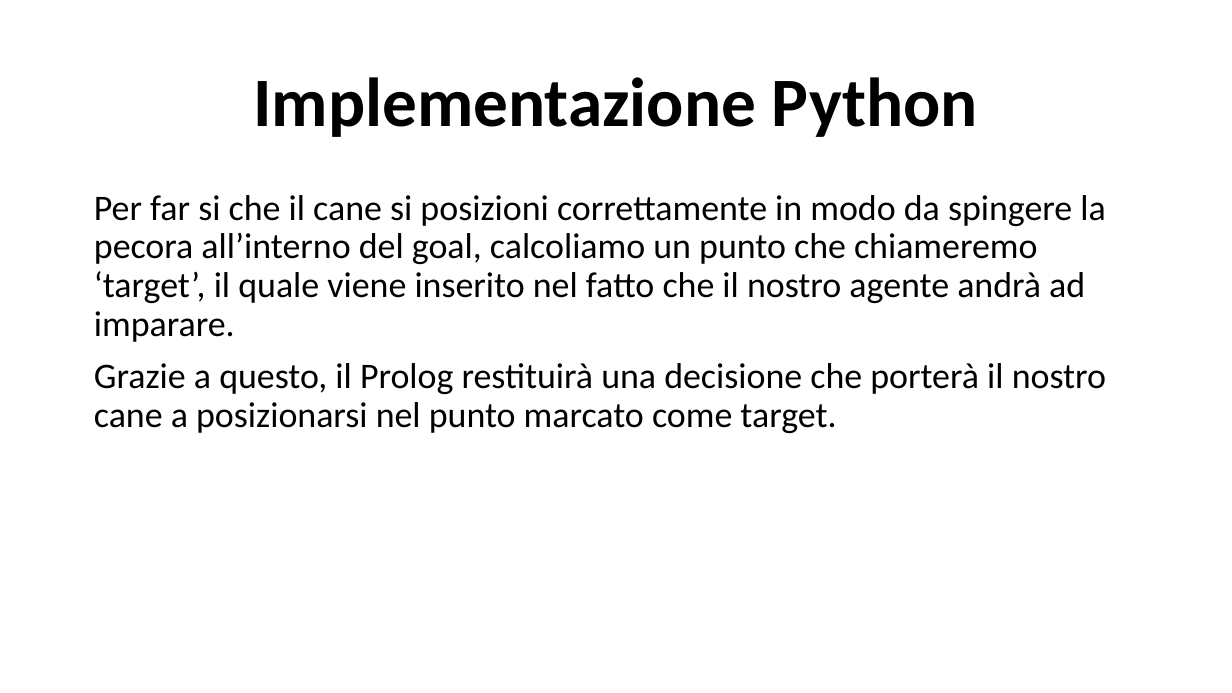
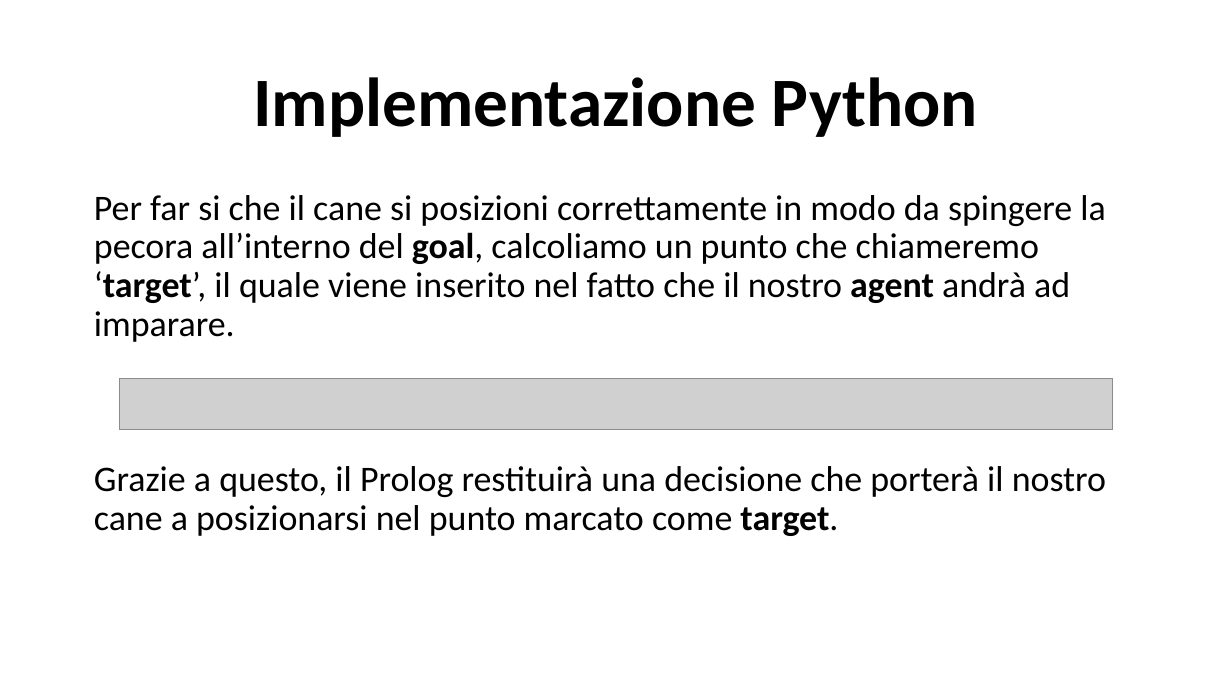
Before and after one commit to LorisNanni91/ProgettoRobotica, a slide deck: slide 13 of Presentazione progetto.pptx. Drawn at 1232x693 pixels with LibreOffice and Linux fonts; fonts in the diff are those of the drawing; grey boxes stand for pictures. Boxes give left, top, right and bottom in pixels: in the first picture for what was removed or moved away, otherwise in the second. Text is boxed around its words. In the diff, an @@ line names an element or a change of style, - is before the commit and + after.

```diff
--- a/Presentazione progetto.pptx
+++ b/Presentazione progetto.pptx
@@ text at (x1=94, y1=195, x2=1105, y2=342): text changed @@
-Per far si che il cane si posizioni correttamente in modo da spingere la pecora all’interno del goal, calcoliamo un punto che chiameremo ‘target’, il quale viene inserito nel fatto che il nostro agente andrà ad imparare.
+Per far si che il cane si posizioni correttamente in modo da spingere la pecora all’interno del goal, calcoliamo un punto che chiameremo ‘target’, il quale viene inserito nel fatto che il nostro agent andrà ad imparare.
@@ picture added at (x1=119, y1=379, x2=1113, y2=431) @@
@@ text at (x1=94, y1=466, x2=1106, y2=536): bold on in "target." @@
```
Also in this commit, not shown: 10 other slides changed, 1 slide added, 14 other files.
